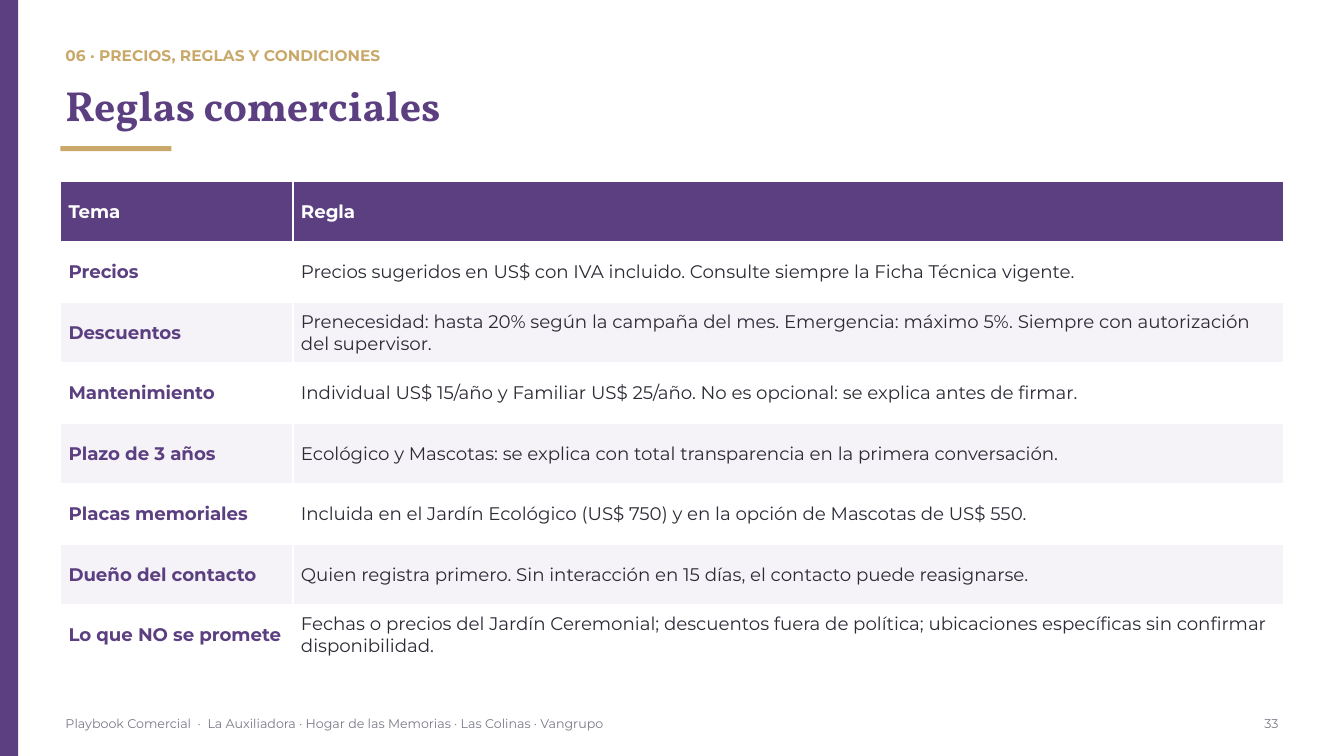
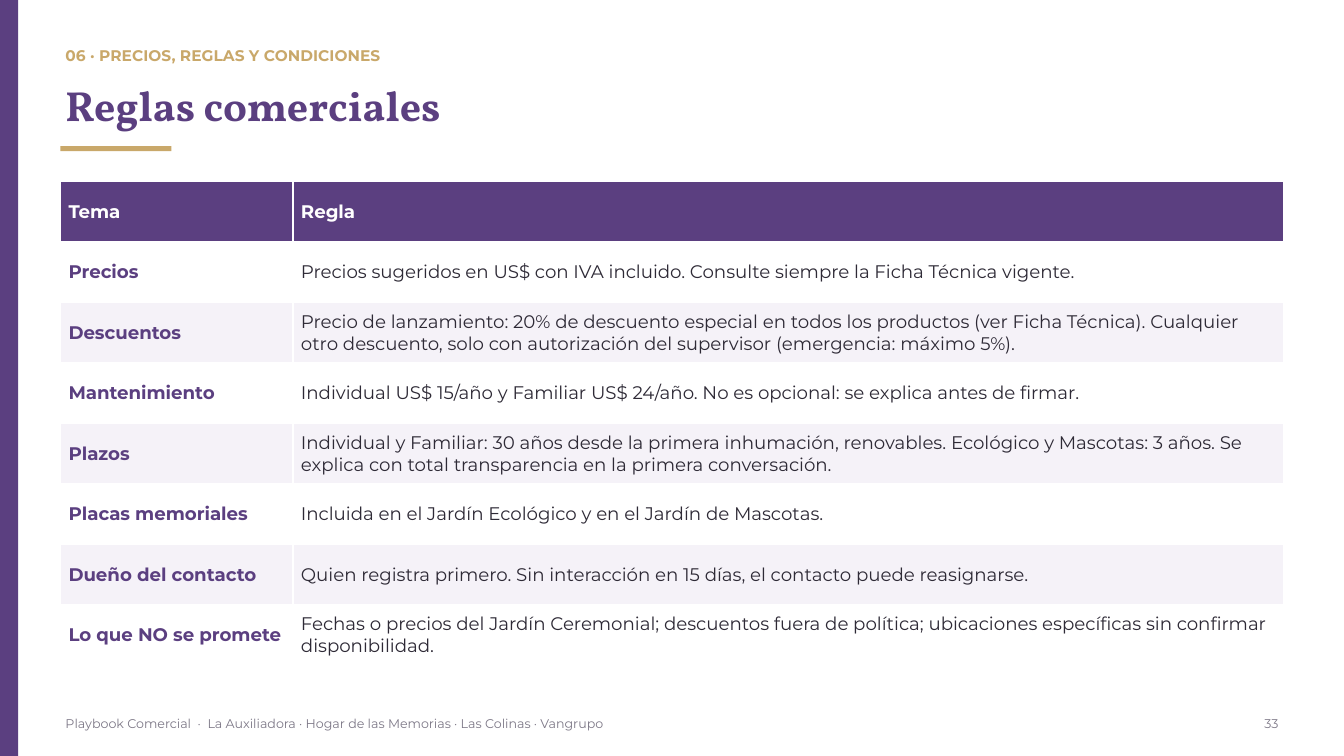
Before and after one commit to os267/teste, a slide deck: slide 33 of playbook/salida/Playbook_Comercial_Cremacion_Vangrupo.pptx. Drawn at 1344x756 pixels with LibreOffice and Linux fonts; fonts in the diff are those of the drawing. Boxes give left, top, right and bottom in pixels: in the first picture for what was removed or moved away, otherwise in the second. Text is boxed around its words. In the diff, an @@ line names an element or a change of style, - is before the commit and + after.

```diff
--- a/playbook/salida/Playbook_Comercial_Cremacion_Vangrupo.pptx
+++ b/playbook/salida/Playbook_Comercial_Cremacion_Vangrupo.pptx
@@ table at <box>60,181,1285,665</box> @@
-row 3, column 2: Prenecesidad: hasta 20% según la campaña del mes. Emergencia: máximo 5%. Siempre con autorización del supervisor.
+row 3, column 2: Precio de lanzamiento: 20% de descuento especial en todos los productos (ver Ficha Técnica). Cualquier otro descuento, solo con autorización del supervisor (emergencia: máximo 5%).
-row 4, column 2: Individual US$ 15/año y Familiar US$ 25/año. No es opcional: se explica antes de firmar.
+row 4, column 2: Individual US$ 15/año y Familiar US$ 24/año. No es opcional: se explica antes de firmar.
-row 5, column 1: Plazo de 3 años
+row 5, column 1: Plazos
-row 5, column 2: Ecológico y Mascotas: se explica con total transparencia en la primera conversación.
+row 5, column 2: Individual y Familiar: 30 años desde la primera inhumación, renovables. Ecológico y Mascotas: 3 años. Se explica con total transparencia en la primera conversación.
-row 6, column 2: Incluida en el Jardín Ecológico (US$ 750) y en la opción de Mascotas de US$ 550.
+row 6, column 2: Incluida en el Jardín Ecológico y en el Jardín de Mascotas.
```
Also in this commit, not shown: 16 other slides changed, 12 other files.
